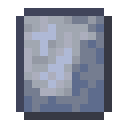
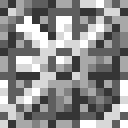
Layers edited between the first and the second 128 x 128 image:
added layer "machine block" above "iron_ingot" over 0, 0, 128, 128
hid "defa card" over 16, 8, 112, 120
